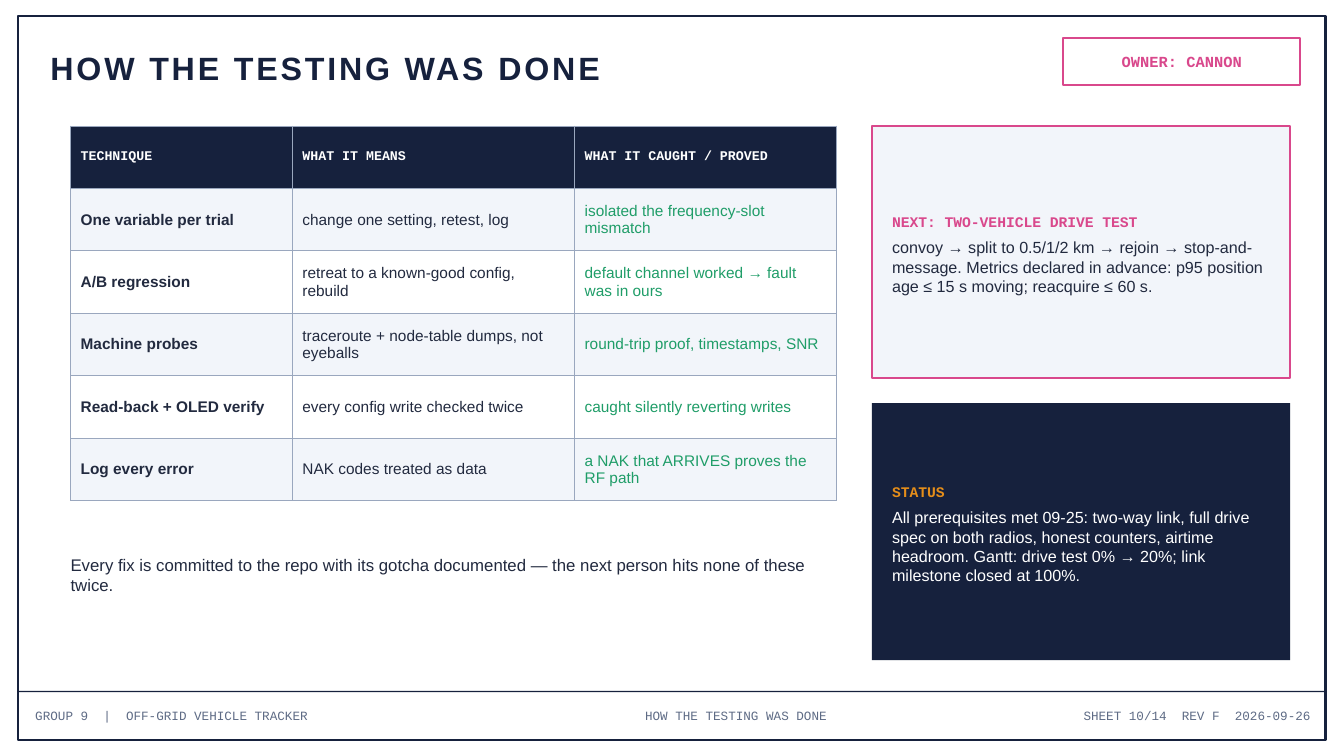
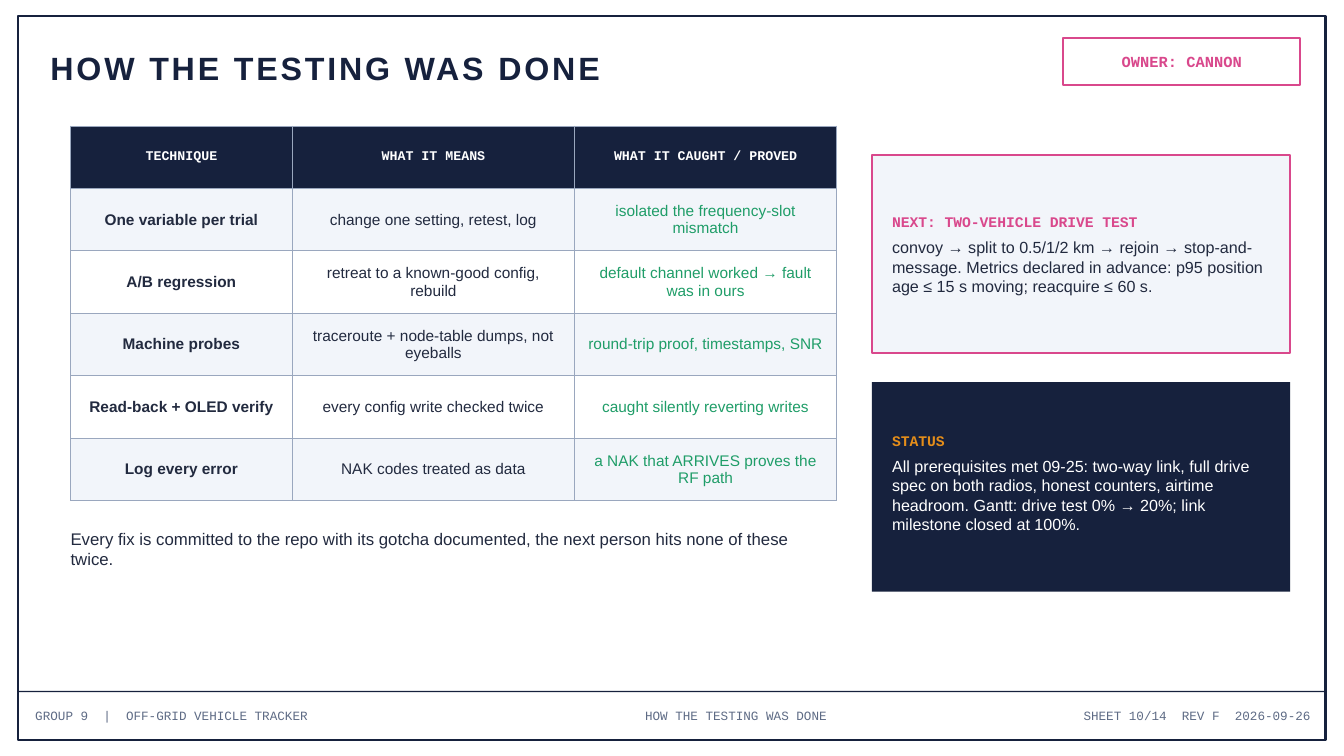
Before and after one commit to deosgracius/offgrid-vehicle-tracker, a slide deck: slide 10 of docs/presentations/Group9_Presentation5_RadioLink.pptx. Drawn at 1344x756 pixels with LibreOffice and Linux fonts; fonts in the diff are those of the drawing. Boxes give left, top, right and bottom in pixels: in the first picture for what was removed or moved away, otherwise in the second. Text is boxed around its words. In the diff, an @@ line names an element or a change of style, - is before the commit and + after.

```diff
--- a/docs/presentations/Group9_Presentation5_RadioLink.pptx
+++ b/docs/presentations/Group9_Presentation5_RadioLink.pptx
@@ table at <box>71,126,837,501</box> @@
@@ alignment left to centre @@
@@ rectangle: place and size @@
-rectangle at <box>872,126,1291,378</box>
+rectangle at <box>872,155,1291,353</box>
@@ rectangle: place and size @@
-rectangle at <box>872,403,1291,660</box>
+rectangle at <box>872,382,1291,592</box>
@@ text "STATUS": place and size @@
-text "STATUS" at <box>892,487,1250,581</box>
+text "STATUS" at <box>892,436,1250,530</box>
@@ text at <box>71,533,788,565</box>: text changed @@
-Every fix is committed to the repo with its gotcha documented — the next person hits none of these twice.
+Every fix is committed to the repo with its gotcha documented, the next person hits none of these twice.
```
Also in this commit, not shown: 8 other slides changed.
